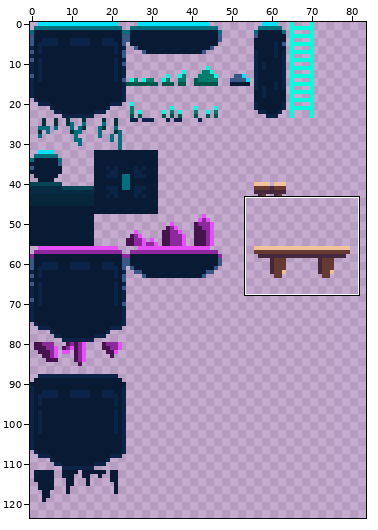
File history of a pixel-art file, external/TileSet.aseprite. Above, an overview of the earlier version with the close-up marked.
Close-up. Before:
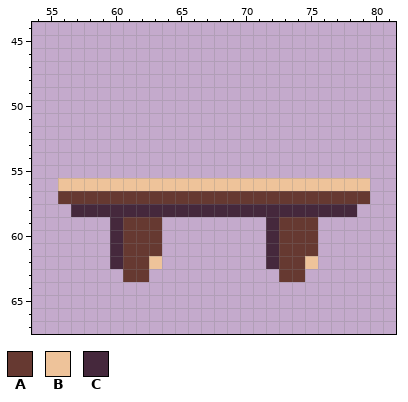
512x512 pixels, 1 frame. Colours within 5 levels of each other are drawn and written as one. Shown: x 54..81, y 44..67. The wide view leaves out empty margins.
Palette (. is transparent): A #663931  B #eec39a  C #45283c
Pixels before, first column x 56:
56 BBBBBBBBBBBBBBBBBBBBBBBB
57 AAAAAAAAAAAAAAAAAAAAAAAA
58 .CCCCCCCCCCCCCCCCCCCCCC.
59 ....CAAA........CAAA....
60 ....CAAA........CAAA....
61 ....CAAA........CAAA....
62 ....CAAB........CAAB....
63 .....AA..........AA.....
The same view after the edit:
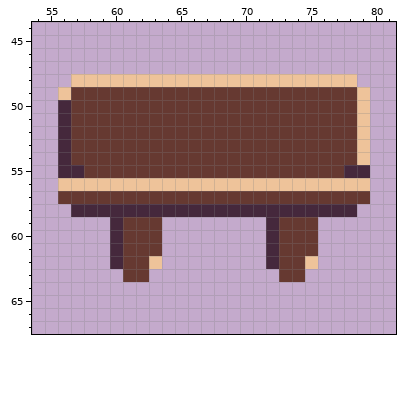
Commit message: Props Tiles
The exact change:
Changed rows in their new state; - is an unchanged pixel.
first column x 56:
48 -BBBBBBBBBBBBBBBBBBBBBB-
49 BAAAAAAAAAAAAAAAAAAAAAAB
50 CAAAAAAAAAAAAAAAAAAAAAAB
51 CAAAAAAAAAAAAAAAAAAAAAAB
52 CAAAAAAAAAAAAAAAAAAAAAAB
53 CAAAAAAAAAAAAAAAAAAAAAAB
54 CAAAAAAAAAAAAAAAAAAAAAAB
55 CCAAAAAAAAAAAAAAAAAAAACC
Pixel boxes of the changes (left, top, right, bottom) in both close-ups:
added: (58, 74, 370, 178)
